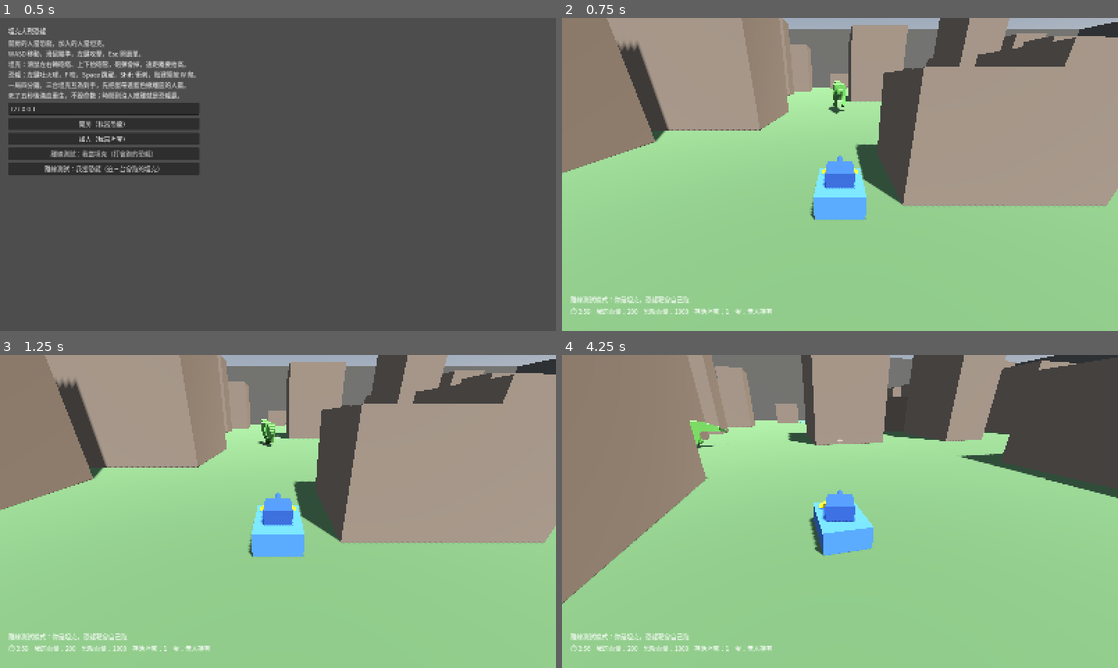
Above: before the commit, frames 1-4 (two rows, left to right).
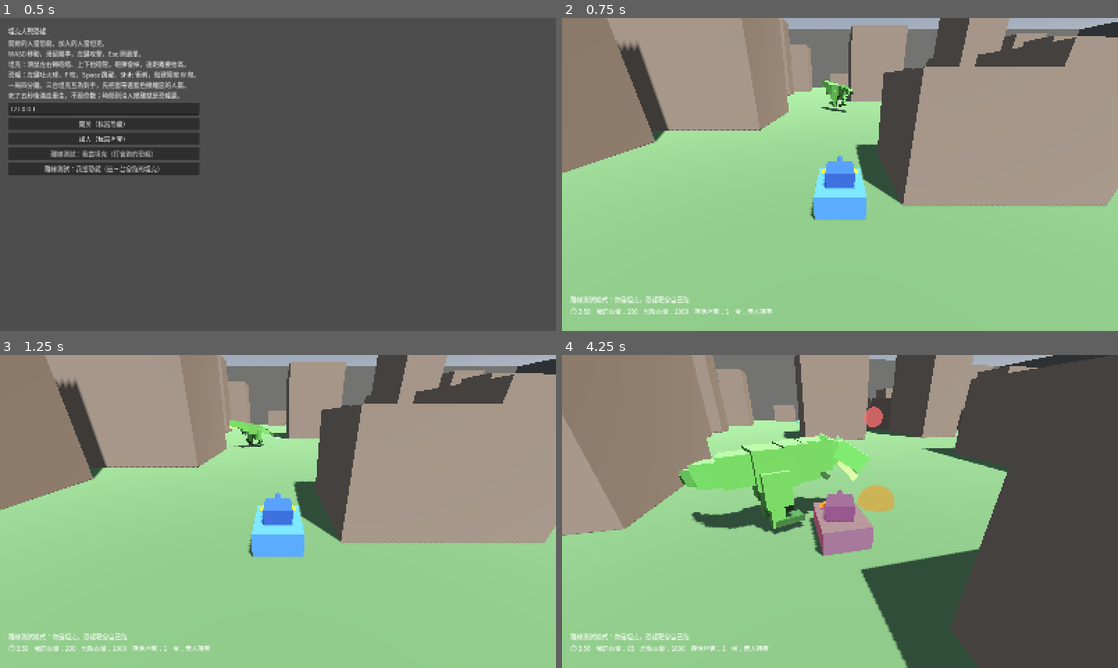
Above: after the commit, the same moments.

Repository: billxu0521/tank_war
Game: Godot game, scene res://main.tscn
Two runs of this game, one before a commit and one after it. Both use one fixed random seed, a clock stepped at 60 frames per second and the inputs below.
Inputs (mouse positions are in pixels of both pictures, inside the frame that each line leads up to):
- Up to frame 1 (0.5 s): no input
- Up to frame 2 (0.75 s): click "離線測試：我當坦克（打會跑的恐龍）" at 0.5 s
- Up to frame 3 (1.25 s): no input
- Up to frame 4 (4.25 s): tap Enter at 1.25 s; move the mouse to (867, 511) at 1.27 s; hold Shift 1.28-2.03 s; hold W from 1.28 s (still down); click (867, 511) at 1.42 s; tap Space at 1.52, 2.27, 3.77 s; move the mouse to (812, 511) at 2.02 s; tap F at 2.1, 3.6 s; move the mouse to (851, 505) at 2.77 s; hold Shift 2.78-3.53 s; move the mouse to (834, 517) at 3.52 s; click (834, 517) at 3.67 s

Frame 1 is identical in both runs. In frame 2, 0.3% of the frame differs, in the area x 46-53%, y 20-31%; in frame 3, 0.4%; in frame 4, 39%, in the area x 0-100%, y 0-100%.

Commit message:
加 bot 和自動對戰模擬器，把平衡問題變成可量測的
人力少湊不到四個人，所以讓 bot 自己打，跑 N 場印統計。

bot
- dummy 改名成 bot——它現在會真的玩遊戲，叫 dummy 是騙人的
- 坦克優先序：拿著蛋就開去最近出口 / 蛋沒人拿就去撿 / 別人拿著就去追他。
  砲塔獨立運作，瞄最近的威脅，進 95 公尺就開火
- 恐龍優先序：追持蛋的人（沒人拿就追最近的坦克），近了咬、
  中距離吐火球、遠了衝刺
- 沒有用行為樹。分支就這幾條，框架會比行為本身還長；而且要拿來量平衡，
  行為固定可預測才好歸因，隨機性在這裡是扣分的
- 練習模式跟著受惠：靶從繞圈的方塊變成會玩的對手

sim.gd
- 跑 N 場，Engine.time_scale 加速 20 倍，一場約十幾秒
- 統計勝率、局長、撿蛋次數、雙方死亡次數、蛋最接近出口幾公尺

第一輪 20 場的結果：恐龍 50% / 坦克 50%，平均局長 177 秒。
最值得注意的是恐龍平均只死 0.5 次而坦克死 4.7 次——因為坦克互為對手，
會優先瞄持蛋的人而不是恐龍，沒人有動機集火。恐龍的 1000 血目前形同虛設。

這也推翻了我先前在討論區的判斷：我說蛋幾乎搬不走，實際上有一半的場次
成功撤離。

Co-Authored-By: Claude Opus 5 (1M context) <noreply@anthropic.com>
Claude-Session: https://claude.ai/code/session_019SAVwhULYTqidBLb1Ej4sE

Diff:
--- a/dino.gd
+++ b/dino.gd
@@ -29,6 +29,7 @@
 const FIRE_COST := 15.0      # 滿體力連噴 6 顆就見底，之後被回復速度綁住
 const FIREBALL := preload("res://fireball.tscn")
 const AIM_RANGE := 35.0    # 準心以這個距離做彈道歸零
+const BOT_FIRE_RANGE := 70.0  # bot 在這個距離內會吐火球
 const MUZZLE_FWD := 5.0    # 火球從嘴巴前方這麼遠生出來
 const CAM_BASE := -0.40   # 相機支點的基礎俯角
 const PITCH_MIN := -0.75  # 往下看到底（約 43 度）
@@ -55,10 +56,8 @@
 	$Trex.look_pitch = look_pitch
 
 func _physics_process(delta: float) -> void:
-	if dummy:
-		# 離線練習用的移動靶：繞圈跑，讓坦克練習算提前量
-		rotate_y(0.55 * delta)
-		move_step(delta, Vector3(0, 0, -1), false, false, false)
+	if bot:
+		_bot_step(delta)
 		return
 	if not is_multiplayer_authority():
 		return
@@ -145,6 +144,60 @@
 ## 準心和實際發射共用這個起點，不然兩邊會差一個 MUZZLE_FWD 的下墜量
 func _spit_muzzle() -> Vector3:
 	return global_position + Vector3.UP * HEAD_HEIGHT + _spit_dir() * MUZZLE_FWD
+
+## 電腦操控的恐龍。優先序：追持蛋的人（沒人拿就追最近的坦克），
+## 近了咬、中距離吐火球、遠了衝刺追上去。
+func _bot_step(delta: float) -> void:
+	var g := get_tree().get_first_node_in_group(&"match")
+	var target := _bot_target(g)
+	if target == null:
+		move_step(delta, Vector3.ZERO, false, false, false)
+		return
+
+	var to := target.global_position - global_position
+	var flat := Vector2(to.x, to.z).length()
+	var want := atan2(-to.x, -to.z)
+	if is_on_wall():
+		want += 0.9   # 卡牆就偏一點滑開
+	rotation.y = rotate_toward(rotation.y, want, 4.0 * delta)
+
+	var facing := absf(wrapf(want - rotation.y, -PI, PI)) < 0.5
+	var close := flat < BITE_REACH * 0.8
+	move_step(delta, Vector3.ZERO if close else Vector3(0, 0, -1),
+		flat > 25.0, false, false)   # 離得遠就衝刺
+
+	_bite_cd -= delta
+	_fire_cd -= delta
+	if close and facing and _bite_cd <= 0.0:
+		_bite_cd = BITE_COOLDOWN
+		_hit_nearby(BITE_REACH, BITE_DAMAGE, 0.3)
+		_play_fx.rpc(false)
+	elif flat < BOT_FIRE_RANGE and facing and _fire_cd <= 0.0 \
+			and stamina >= FIRE_COST and can_exert():
+		var t := flat / Fireball.SPEED
+		look_pitch = clampf(
+			atan2(to.y + 0.5 * Fireball.GRAVITY * t * t - HEAD_HEIGHT, flat),
+			PITCH_MIN, PITCH_MAX)
+		_fire_cd = FIRE_COOLDOWN
+		stamina -= FIRE_COST
+		_spit.rpc()
+
+## 追誰：有人拿著蛋就追他，否則追最近的坦克
+func _bot_target(g: Node) -> Node3D:
+	if g == null:
+		return null
+	if g.egg.carrier != 0:
+		var holder: Node3D = g.players.get_node_or_null(NodePath(str(g.egg.carrier)))
+		if holder != null:
+			return holder
+	var best: Node3D = null
+	for p in g.players.get_children():
+		if p == self or p.is_in_group(&"dino"):
+			continue
+		if best == null or global_position.distance_to(p.global_position) \
+				< global_position.distance_to(best.global_position):
+			best = p
+	return best
 
 ## 吐火球。從嘴巴前方射出，方向跟著上下視角走。
 @rpc("any_peer", "call_local", "reliable")
--- a/fighter.gd
+++ b/fighter.gd
@@ -16,8 +16,9 @@
 const LOOK_SETTLE_MS := 1500  # 滑鼠鎖定後先忽略這麼久的位移
 
 @export var max_hp := 100
-## 離線練習模式的靶：不讀鍵盤，自己繞圈跑
-@export var dummy := false
+## true = 電腦操控。不讀鍵盤，自己照優先序決策。
+## 練習模式和 sim.gd 的自動對戰都用這個。
+@export var bot := false
 
 var hp := 0
 var _was_captured := false
--- a/main.gd
+++ b/main.gd
@@ -137,7 +137,7 @@
 	_enter_game("離線測試模式：你是坦克，恐龍靶會自己跑")
 	_add_player(TANK, 1).global_position = Vector3(-20, 1.0, 15)  # 編號 1 才操控得動
 	var target := _add_player(DINO, 2)
-	target.set(&"dummy", true)
+	target.set(&"bot", true)
 	target.global_position = Vector3(-20, 5.0, -20)
 
 ## 離線 debug：自己當恐龍，配三台會繞圈跑的坦克靶
@@ -148,7 +148,7 @@
 	_add_player(DINO, 1).global_position = _spawn_point()  # 編號 1 才操控得動
 	for i in 3:
 		var t := _add_player(TANK, 2 + i)
-		t.set(&"dummy", true)
+		t.set(&"bot", true)
 		t.global_position = _spawn_point()
 
 func _enter_game(msg: String) -> void:
@@ -202,7 +202,7 @@
 	_respawn_queue.append({
 		"id": who.name.to_int(),
 		"dino": as_dino,
-		"dummy": bool(who.get(&"dummy")),
+		"bot": bool(who.get(&"bot")),
 		"at": Time.get_ticks_msec() + int(RESPAWN_DELAY * 1000.0),
 	})
 
@@ -218,7 +218,7 @@
 		if id != 1 and not _offline and not multiplayer.get_peers().has(id):
 			continue  # 人已經離線就別生了
 		var p := _add_player(DINO if r["dino"] else TANK, id)
-		p.set(&"dummy", r["dummy"])
+		p.set(&"bot", r["bot"])
 
 
 ## 撤離是個人獲勝，所以每台機器顯示的字不一樣
--- a/main.tscn
+++ b/main.tscn
@@ -46,7 +46,7 @@
 properties/1/spawn = true
 properties/1/replication_mode = 1
 
-[node name="Main" type="Node3D"]
+[node name="Main" type="Node3D" groups=["match"]]
 script = ExtResource("1")
 
 [node name="Arena" type="Node3D" parent="." groups=["arena"]]
--- /dev/null
+++ b/sim.gd
@@ -0,0 +1,132 @@
+extends SceneTree
+## 全 bot 自動對戰，跑 N 場印統計。
+##   godot --headless --script sim.gd -- 20
+##
+## 目的不是「有對手陪你練」，是把平衡問題變成可量測的：
+## 改一個數字，再跑一次，直接看勝率和局長差多少。
+## 因為要歸因到參數，bot 刻意寫成固定的優先序策略，不加隨機。
+
+const SPEED_UP := 20.0   # 加速跑，一場四分鐘的比賽約十幾秒跑完
+
+var _matches := 5
+var _left := 0
+var _m: Node
+var _t0 := 0.0
+var _prev_carrier := 0
+var _pickups := 0
+var _closest := 9999.0   # 這場蛋最接近撤離區到幾公尺
+var _seen: Dictionary = {}   # 已經計過的死亡事件
+var _tank_deaths := 0
+var _dino_deaths := 0
+var _rows: Array[Dictionary] = []
+var _boot := 0
+
+func _process(_dt: float) -> bool:
+	_boot += 1
+	if _boot == 1:
+		var args := OS.get_cmdline_user_args()
+		if args.size() > 0 and args[0].is_valid_int():
+			_matches = args[0].to_int()
+		_left = _matches
+		Engine.time_scale = SPEED_UP
+		print("跑 %d 場全 bot 對戰（1 恐龍 vs 3 坦克，加速 %.0f 倍）\n" % [_matches, SPEED_UP])
+		return false
+
+	if _m == null:
+		if _left <= 0:
+			_report()
+			return true
+		_start_match()
+		return false
+
+	_watch()
+	if _m._over or Time.get_ticks_msec() / 1000.0 - _t0 > 120.0:
+		_finish_match()
+	return false
+
+func _start_match() -> void:
+	_left -= 1
+	_m = load("res://main.tscn").instantiate()
+	root.add_child(_m)
+	_m.multiplayer.multiplayer_peer = OfflineMultiplayerPeer.new()
+	_m._offline = true
+	_m._enter_game("sim")
+	for i in 4:
+		var p: Node3D = _m._add_player(_m.DINO if i == 0 else _m.TANK, i + 1)
+		p.set(&"bot", true)
+	_t0 = Time.get_ticks_msec() / 1000.0
+	_prev_carrier = 0
+	_pickups = 0
+	_closest = 9999.0
+	_seen.clear()
+	_tank_deaths = 0
+	_dino_deaths = 0
+
+func _watch() -> void:
+	# 每筆重生佇列 = 一次死亡。用 id+時間戳當 key，才不會重複計。
+	for r: Dictionary in _m._respawn_queue:
+		var key := "%d@%d" % [int(r["id"]), int(r["at"])]
+		if _seen.has(key):
+			continue
+		_seen[key] = true
+		if bool(r["dino"]):
+			_dino_deaths += 1
+		else:
+			_tank_deaths += 1
+
+	var c: int = _m.egg.carrier
+	if c != 0 and _prev_carrier == 0:
+		_pickups += 1
+	_prev_carrier = c
+	if c != 0:
+		for e: Vector3 in _m._exits:
+			var d := Vector2(_m.egg.global_position.x - e.x, _m.egg.global_position.z - e.z).length()
+			_closest = minf(_closest, d)
+
+func _finish_match() -> void:
+	var timeout: bool = _m.status.text.contains("時間到") or not _m._over
+	var left: float = maxf(_m._time_left, 0.0)
+	_rows.append({
+		"dino_win": timeout,
+		"secs": _m.MATCH_SECONDS - left,
+		"pickups": _pickups,
+		"closest": _closest,
+		"tank_deaths": _tank_deaths,
+		"dino_deaths": _dino_deaths,
+	})
+	print("第 %d 場：%s，%.0f 秒，撿蛋 %d 次，坦克死 %d 次，恐龍死 %d 次" % [
+		_rows.size(), "恐龍贏（時間到）" if timeout else "坦克贏（撤離成功）",
+		_m.MATCH_SECONDS - left, _pickups, _tank_deaths, _dino_deaths])
+	_m.multiplayer.multiplayer_peer = null
+	root.remove_child(_m)
+	_m.free()
+	_m = null
+
+func _report() -> void:
+	var dino_wins := 0
+	var secs := 0.0
+	var pickups := 0
+	var closest := 0.0
+	var reached := 0
+	for r: Dictionary in _rows:
+		if bool(r["dino_win"]):
+			dino_wins += 1
+		secs += float(r["secs"])
+		pickups += int(r["pickups"])
+		if float(r["closest"]) < 9999.0:
+			closest += float(r["closest"])
+			reached += 1
+	var n := _rows.size()
+	print("\n===== %d 場統計 =====" % n)
+	print("恐龍勝率　　%d%%（%d 場時間到沒人撤離）" % [100 * dino_wins / n, dino_wins])
+	print("坦克勝率　　%d%%（%d 場成功撤離）" % [100 * (n - dino_wins) / n, n - dino_wins])
+	print("平均局長　　%.0f 秒（上限 %.0f）" % [secs / n, 240.0])
+	print("平均撿蛋　　%.1f 次／場" % (float(pickups) / n))
+	var td := 0
+	var dd := 0
+	for r: Dictionary in _rows:
+		td += int(r["tank_deaths"])
+		dd += int(r["dino_deaths"])
+	print("平均死亡　　坦克 %.1f 次／場，恐龍 %.1f 次／場" % [float(td) / n, float(dd) / n])
+	if reached > 0:
+		print("蛋平均最接近出口 %.0f 公尺（有撿起來的 %d 場）" % [closest / reached, reached])
--- a/tank.gd
+++ b/tank.gd
@@ -16,6 +16,7 @@
 const CAM_BASE := -0.4363  # 相機基礎俯角 25 度
 const AIM_RANGE := 70.0    # 準心以這個距離做彈道歸零（場地大了，歸零拉遠）
 const BARREL_Z := -1.5     # 砲管原本的位置，後座從這裡往後推
+const BOT_RANGE := 95.0    # bot 進這個距離就開火
 const SHELL := preload("res://shell.tscn")
 
 var aim_pitch := 0.0
@@ -24,7 +25,7 @@
 var _turn_rate := 0.0
 var _recoil := 0.0
 var _cooldown := 0.0
-var _patrol_t := 0.0
+
 
 @onready var turret: Node3D = $Turret
 @onready var gun: Node3D = $Turret/Gun
@@ -45,8 +46,8 @@
 	aim_pitch = clampf(aim_pitch - rel.y * MOUSE_SENS, PITCH_MIN, PITCH_MAX)
 
 func _physics_process(delta: float) -> void:
-	if dummy:
-		_patrol(delta)
+	if bot:
+		_bot_step(delta)
 		return
 	if not is_multiplayer_authority():
 		return  # 別人的坦克交給 MultiplayerSynchronizer 更新
@@ -74,16 +75,77 @@
 		_cooldown = RELOAD
 		_fire.rpc(muzzle.global_position, -muzzle.global_transform.basis.z)
 
-## 離線練習用的移動靶：一邊繞圈一邊亂轉砲塔。撞到建築會自己滑開，
-## 路線就不會太規律。編號單雙決定左轉還右轉，幾台才不會疊在一起。
-func _patrol(delta: float) -> void:
-	_patrol_t += delta
-	rotate_y(TURN * 0.5 * delta * (1.0 if name.to_int() % 2 == 0 else -1.0))
-	_accelerate(-global_transform.basis.z * SPEED * 0.75, ACCEL, BRAKE, delta)
+## 電腦操控的坦克。優先序由上而下，沒有行為樹——分支就這幾條，
+## 框架會比行為本身還長。而且要拿來量平衡，行為固定可預測才好歸因。
+##   1. 拿著蛋 -> 開去最近的撤離區
+##   2. 蛋沒人拿 -> 開去撿
+##   3. 別人拿著 -> 去追那個人（打死他蛋就掉下來）
+## 砲塔獨立運作：永遠瞄最近的威脅，進射程就開火。
+func _bot_step(delta: float) -> void:
+	var g := get_tree().get_first_node_in_group(&"match")
+	_bot_drive(delta, _bot_goal(g))
+	_bot_shoot(delta, _bot_threat(g))
+
+func _bot_goal(g: Node) -> Vector3:
+	if g == null:
+		return global_position
+	var my_id := name.to_int()
+	if g.egg.carrier == my_id:
+		var best: Vector3 = g._exits[0]
+		for e: Vector3 in g._exits:
+			if global_position.distance_to(e) < global_position.distance_to(best):
+				best = e
+		return best
+	if g.egg.carrier == 0:
+		return g.egg.global_position
+	var holder: Node3D = g.players.get_node_or_null(NodePath(str(g.egg.carrier)))
+	return holder.global_position if holder != null else g.egg.global_position
+
+## 瞄誰：有人拿著蛋就瞄他，否則瞄最近的敵人（恐龍或別台坦克）
+func _bot_threat(g: Node) -> Node3D:
+	if g == null:
+		return null
+	var my_id := name.to_int()
+	if g.egg.carrier != 0 and g.egg.carrier != my_id:
+		var holder: Node3D = g.players.get_node_or_null(NodePath(str(g.egg.carrier)))
+		if holder != null:
+			return holder
+	var best: Node3D = null
+	for p in g.players.get_children():
+		if p == self:
+			continue
+		if best == null or global_position.distance_to(p.global_position) \
+				< global_position.distance_to(best.global_position):
+			best = p
+	return best
+
+func _bot_drive(delta: float, goal: Vector3) -> void:
+	var to := goal - global_position
+	var diff := wrapf(atan2(-to.x, -to.z) - rotation.y, -PI, PI)
+	# 卡牆就偏一個角度滑開，編號單雙決定往哪偏，幾台才不會擠在同一個角落
+	if is_on_wall():
+		diff += 0.9 if name.to_int() % 2 == 0 else -0.9
+	_turn_rate = move_toward(_turn_rate, clampf(diff * 3.0, -TURN, TURN), TURN_ACCEL * delta)
+	rotate_y(_turn_rate * delta)
+	var throttle := 1.0 if absf(diff) < 1.2 else 0.35   # 角度差太大就先轉再衝
+	_accelerate(-global_transform.basis.z * SPEED * throttle, ACCEL, BRAKE, delta)
 	_apply_gravity(delta)
 	move_and_slide()
-	turret_yaw = sin(_patrol_t * 0.7) * 2.0
+
+func _bot_shoot(delta: float, threat: Node3D) -> void:
+	_cooldown -= delta
+	if threat == null:
+		return
+	var rel := threat.global_position - muzzle.global_position
+	var flat := Vector2(rel.x, rel.z).length()
+	turret_yaw = wrapf(atan2(-rel.x, -rel.z) - rotation.y, -PI, PI)
+	var t := flat / Shell.SPEED
+	gun_pitch = clampf(atan2(rel.y + 0.5 * Shell.GRAVITY * t * t, flat), PITCH_MIN, PITCH_MAX)
 	turret.rotation.y = turret_yaw
+	gun.rotation.x = gun_pitch
+	if _cooldown <= 0.0 and flat < BOT_RANGE:
+		_cooldown = RELOAD
+		_fire.rpc(muzzle.global_position, -muzzle.global_transform.basis.z)
 
 @rpc("any_peer", "call_local", "reliable")
 func _fire(pos: Vector3, dir: Vector3) -> void:
--- a/test_battle.gd
+++ b/test_battle.gd
@@ -7,10 +7,10 @@
 var _dino: Node
 var _jump_from := 0.0
 var _phase := 0
-var _dummy_game: Node
-var _dummy_tank: Node3D
-var _dummy_from := Vector2.ZERO
-var _dummy_frames := 0
+var _bot_game: Node
+var _bot_tank: Node3D
+var _bot_from := Vector2.ZERO
+var _bot_frames := 0
 var _frames := 0
 
 func _ck(ok: bool, msg: String) -> void:
@@ -57,20 +57,20 @@
 				return _done()
 		2:  # 確認真的離地
 			if _dino.global_position.y - _jump_from > 3.0:
-				_start_dummy_case()
+				_start_bot_case()
 			elif _frames > 900:
 				_ck(false, "跳躍沒離地（只上升 %.1f 公尺）"
 					% (_dino.global_position.y - _jump_from))
-				_start_dummy_case()
+				_start_bot_case()
 		3:  # 移動靶要真的跑起來（move_and_slide 只在物理幀有效，所以得跨幀等）
-			_dummy_frames += 1
-			var now := _dummy_tank.global_position
-			if _dummy_from.distance_to(Vector2(now.x, now.z)) > 3.0:
-				_end(_dummy_game)
+			_bot_frames += 1
+			var now := _bot_tank.global_position
+			if _bot_from.distance_to(Vector2(now.x, now.z)) > 3.0:
+				_end(_bot_game)
 				return _done()
-			if _dummy_frames > 500:
+			if _bot_frames > 500:
 				_ck(false, "坦克靶沒有自己跑起來")
-				_end(_dummy_game)
+				_end(_bot_game)
 				return _done()
 	return false
 
@@ -175,7 +175,7 @@
 	var target: Node = m.players.get_node(^"2")
 	_ck(m.players.get_child_count() == 2, "離線應該有一台坦克 + 一隻靶")
 	_ck(tank.is_multiplayer_authority(), "離線時自己那台坦克要操控得動")
-	_ck(target.dummy and not tank.dummy, "恐龍是會自己跑的靶，坦克不是")
+	_ck(target.bot and not tank.bot, "恐龍是會自己跑的靶，坦克不是")
 	target.take_damage(9999)
 	_ck(not m._over, "打爆靶子不會直接贏，要帶蛋撤離才算")
 	_end(m)
@@ -188,10 +188,10 @@
 	var me: Node = m.players.get_node(^"1")
 	_ck(m.players.get_child_count() == 4, "應該是一隻恐龍 + 三台坦克靶")
 	_ck(me.is_in_group(&"dino") and me.is_multiplayer_authority(), "自己是恐龍而且操控得動")
-	_ck(not me.dummy, "自己那隻不能是靶")
+	_ck(not me.bot, "自己那隻不能是靶")
 	_ck(m._tanks == 3, "三台坦克都要算進勝負")
 	for i in 3:
-		_ck(m.players.get_node(str(2 + i)).dummy, "第 %d 台坦克要是會自己跑的靶" % (i + 1))
+		_ck(m.players.get_node(str(2 + i)).bot, "第 %d 台坦克要是會自己跑的靶" % (i + 1))
 	# 「靶真的會自己跑」要跨物理幀才驗得到，見最後的 _phase 3
 
 	for i in 3:
@@ -416,12 +416,12 @@
 func _case_respawn() -> void:
 	var m := _new_offline_game()
 	var target: Node = m.players.get_node(^"2")
-	_ck(target.dummy, "靶一開始就是 dummy")
+	_ck(target.bot, "靶一開始就是 bot")
 
 	target.take_damage(9999)
 	_ck(m._respawn_queue.size() == 1, "死掉要排進重生佇列")
 	var r: Dictionary = m._respawn_queue[0]
-	_ck(int(r["id"]) == 2 and bool(r["dummy"]), "佇列要記住編號和靶的身分")
+	_ck(int(r["id"]) == 2 and bool(r["bot"]), "佇列要記住編號和靶的身分")
 
 	m._respawn_step()
 	_ck(m._respawn_queue.size() == 1, "還沒到時間不該重生")
@@ -433,7 +433,7 @@
 	_ck(back != null, "時間到要生回來")
 	if back != null:
 		_ck(back.hp == back.max_hp, "重生要滿血")
-		_ck(back.dummy, "重生後靶還是靶，不會變成真人操控的")
+		_ck(back.bot, "重生後靶還是靶，不會變成真人操控的")
 	_end(m)
 
 ## 恐龍不能撿蛋
@@ -493,13 +493,13 @@
 	_end(m)
 
 ## 開一局「我當恐龍」，等下面的 _phase 3 看坦克靶會不會自己跑
-func _start_dummy_case() -> void:
+func _start_bot_case() -> void:
 	_phase = 3
-	_dummy_game = load("res://main.tscn").instantiate()
-	root.add_child(_dummy_game)
-	_dummy_game._on_offline_dino_pressed()
-	_dummy_tank = _dummy_game.players.get_node(^"2")
-	_dummy_from = Vector2(_dummy_tank.global_position.x, _dummy_tank.global_position.z)
+	_bot_game = load("res://main.tscn").instantiate()
+	root.add_child(_bot_game)
+	_bot_game._on_offline_dino_pressed()
+	_bot_tank = _bot_game.players.get_node(^"2")
+	_bot_from = Vector2(_bot_tank.global_position.x, _bot_tank.global_position.z)
 
 ## 砲彈要真的飛過去打中人（跨好幾個 frame）
 func _start_shell_case() -> void:
Not shown, changed: README.md
